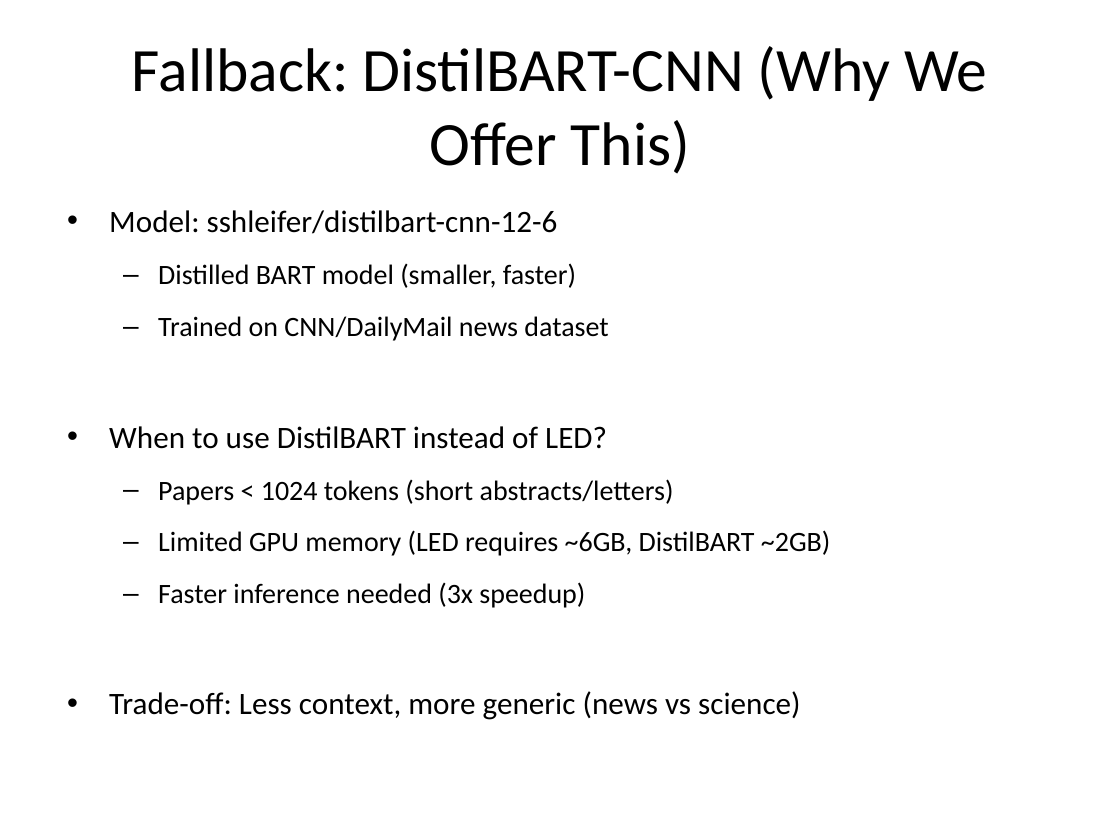
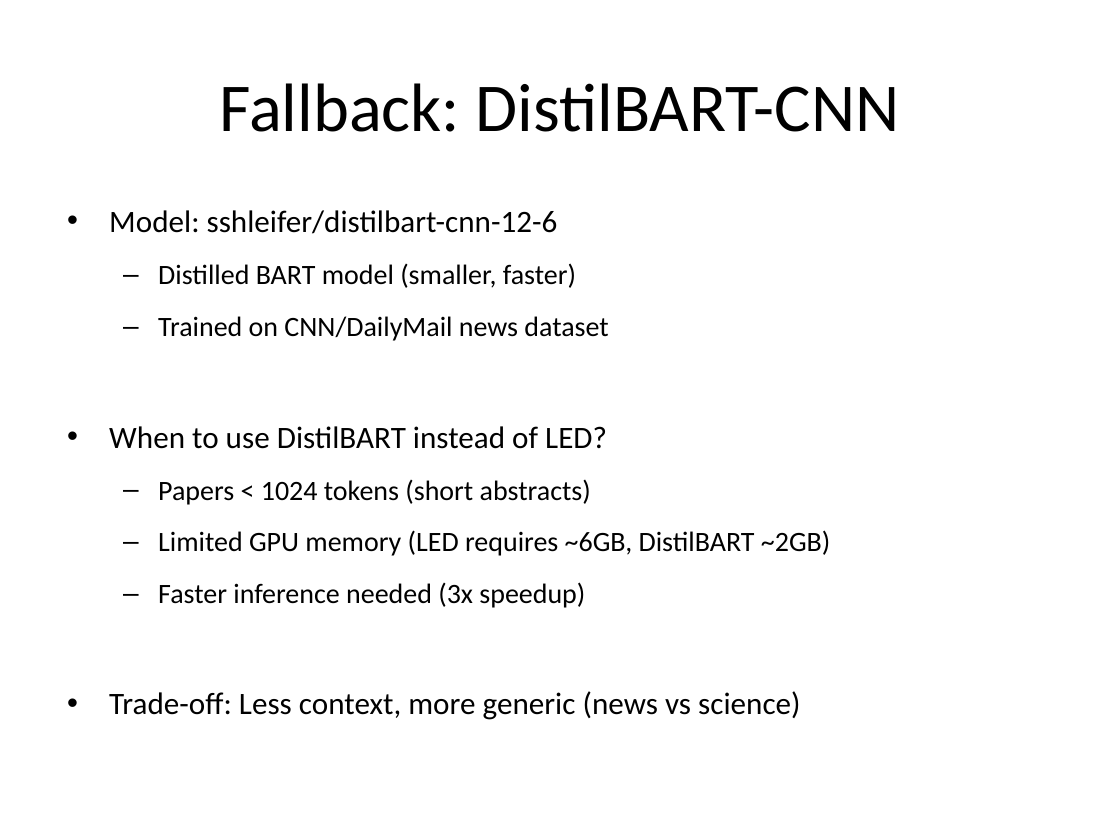
Before and after one commit to Samrwitt/research_summarizer, a slide deck: slide 9 of Research_Summarizer_Project.pptx. Drawn at 1120x840 pixels with LibreOffice and Linux fonts; fonts in the diff are those of the drawing. Boxes give left, top, right and bottom in pixels: in the first picture for what was removed or moved away, otherwise in the second. Text is boxed around its words. In the diff, an @@ line names an element or a change of style, - is before the commit and + after.

```diff
--- a/Research_Summarizer_Project.pptx
+++ b/Research_Summarizer_Project.pptx
@@ title at [219, 83, 900, 132]: text changed; size 39.6 to 44 pt @@
-Fallback: DistilBART-CNN (Why We Offer This)
+Fallback: DistilBART-CNN
@@ text at [158, 479, 591, 505]: text changed @@
-  – Papers < 1024 tokens (short abstracts/letters)
+  – Papers < 1024 tokens (short abstracts)
```
Also in this commit, not shown: 3 other slides changed, 1 slide added.
